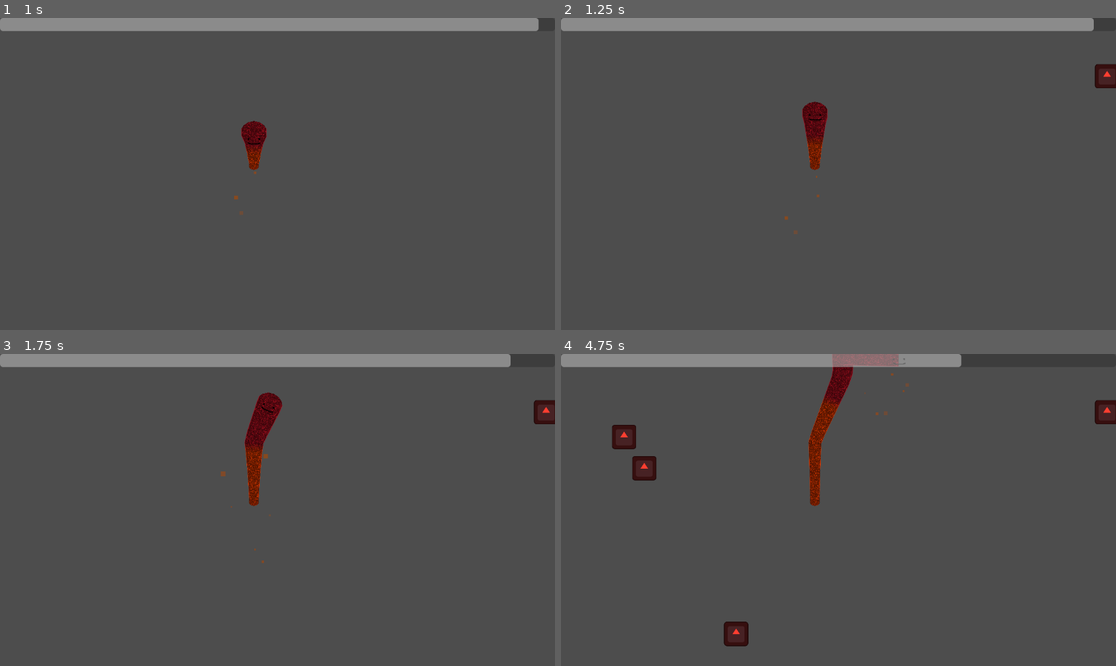
Above: before the commit, frames 1-4 (two rows, left to right).
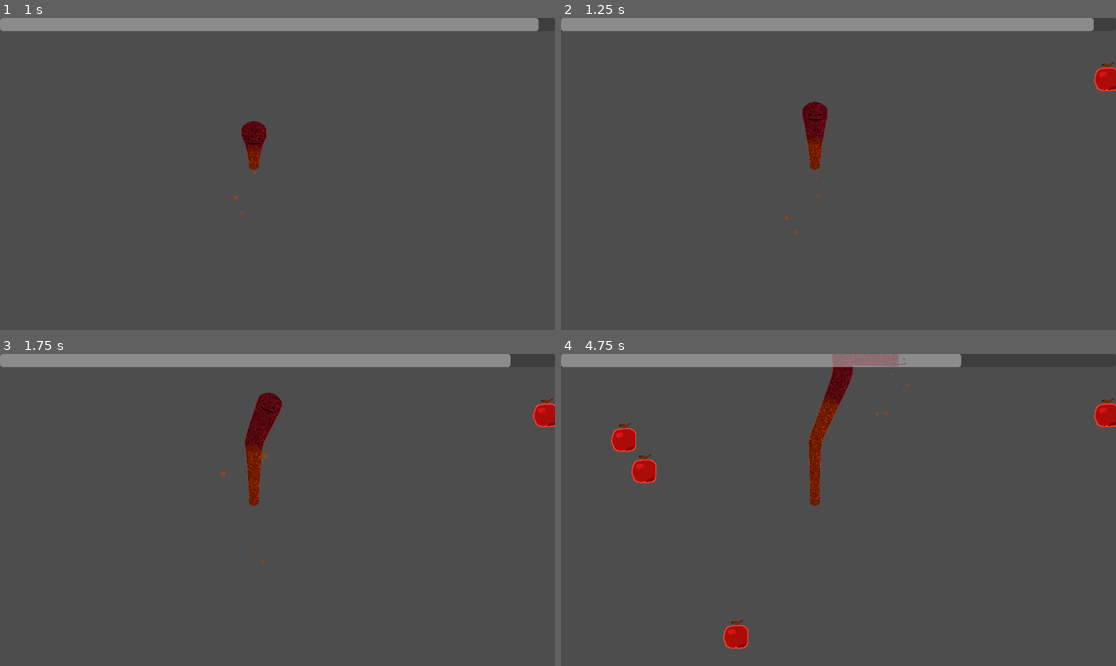
Above: after the commit, the same moments.

Repository: tylercchase/gmtk-2025
Game: Godot game, scene res://src/menus/main/main_menu.tscn
Same seed, same stepped clock (60 frames per second), same inputs: the game is played once before the commit and once after it. The engine's default icon, where the game draws it, is replaced by a stand-in: a white triangle on a blue panel in a dark square.
Inputs (mouse positions are in pixels of both pictures, inside the frame that each line leads up to):
- Up to frame 1 (1 s): click "Start" at 0.5 s
- Up to frame 2 (1.25 s): no input
- Up to frame 3 (1.75 s): move the mouse to (399, 494) at 1.27 s; hold D (move_right) from 1.28 s (still down); click (399, 494) at 1.35 s
- Up to frame 4 (4.75 s): move the mouse to (727, 525) at 2.02 s; release D (move_right) at 2.03 s; hold A (move_left) 2.03-2.78 s; click (727, 525) at 2.1 s; move the mouse to (894, 441) at 2.77 s; hold D (move_right) 2.78-4.28 s; click (894, 441) at 2.85 s; move the mouse to (810, 572) at 3.52 s; click (810, 572) at 3.6 s; move the mouse to (1005, 556) at 4.27 s; hold A (move_left) from 4.28 s (still down); click (1005, 556) at 4.35 s

Frame 1 is identical in both runs. In frame 2, 0.3% of the frame differs, in the area x 95-100%, y 14-24%; in frame 3, 0.3%; in frame 4, 1.5%, in the area x 9-100%, y 14-95%.

Commit message:
feat: collectible animations

Diff:
--- a/src/collectibles/apple/apple.tscn
+++ b/src/collectibles/apple/apple.tscn
@@ -1,19 +1,94 @@
-[gd_scene load_steps=6 format=3 uid="uid://ubva2gdfgrlx"]
+[gd_scene load_steps=10 format=3 uid="uid://ubva2gdfgrlx"]
 
 [ext_resource type="PackedScene" uid="uid://c61yeh5367kks" path="res://src/components/collectible_component.tscn" id="1_pek8c"]
 [ext_resource type="PackedScene" uid="uid://bh4ecelxxdhfb" path="res://src/components/add_item_component.tscn" id="2_5qehy"]
 [ext_resource type="Resource" uid="uid://b8svw8yia0v0" path="res://src/items/resources/apple.tres" id="3_huvu5"]
-[ext_resource type="Texture2D" uid="uid://ofhq8wn1748o" path="res://icon.svg" id="3_yckcf"]
+[ext_resource type="Texture2D" uid="uid://csx1y27rtl15m" path="res://src/collectibles/apple/Apple.png" id="4_huvu5"]
+[ext_resource type="Script" uid="uid://k4imlx0ki8fu" path="res://src/components/collected_animation_component.gd" id="5_x2gof"]
 
 [sub_resource type="RectangleShape2D" id="RectangleShape2D_yckcf"]
-size = Vector2(50, 49)
+size = Vector2(55, 64)
+
+[sub_resource type="Animation" id="Animation_r8ae7"]
+resource_name = "default"
+tracks/0/type = "value"
+tracks/0/imported = false
+tracks/0/enabled = true
+tracks/0/path = NodePath("Sprite2D:skew")
+tracks/0/interp = 1
+tracks/0/loop_wrap = true
+tracks/0/keys = {
+"times": PackedFloat32Array(0, 0.29, 0.5),
+"transitions": PackedFloat32Array(1, 1, 1),
+"update": 0,
+"values": [0.0, 0.240855, -0.282743]
+}
+tracks/1/type = "value"
+tracks/1/imported = false
+tracks/1/enabled = true
+tracks/1/path = NodePath("Sprite2D:scale")
+tracks/1/interp = 2
+tracks/1/loop_wrap = true
+tracks/1/keys = {
+"times": PackedFloat32Array(0, 0.32, 0.6),
+"transitions": PackedFloat32Array(1, 1, 1),
+"update": 0,
+"values": [Vector2(1, 1), Vector2(0.585, 0.585), Vector2(0.23, 0.23)]
+}
+tracks/2/type = "method"
+tracks/2/imported = false
+tracks/2/enabled = true
+tracks/2/path = NodePath(".")
+tracks/2/interp = 1
+tracks/2/loop_wrap = true
+tracks/2/keys = {
+"times": PackedFloat32Array(0.633333),
+"transitions": PackedFloat32Array(1),
+"values": [{
+"args": [],
+"method": &"queue_free"
+}]
+}
+
+[sub_resource type="Animation" id="Animation_x2gof"]
+length = 0.001
+tracks/0/type = "value"
+tracks/0/imported = false
+tracks/0/enabled = true
+tracks/0/path = NodePath("Sprite2D:skew")
+tracks/0/interp = 1
+tracks/0/loop_wrap = true
+tracks/0/keys = {
+"times": PackedFloat32Array(0),
+"transitions": PackedFloat32Array(1),
+"update": 0,
+"values": [0.0]
+}
+tracks/1/type = "value"
+tracks/1/imported = false
+tracks/1/enabled = true
+tracks/1/path = NodePath("Sprite2D:scale")
+tracks/1/interp = 1
+tracks/1/loop_wrap = true
+tracks/1/keys = {
+"times": PackedFloat32Array(0),
+"transitions": PackedFloat32Array(1),
+"update": 0,
+"values": [Vector2(1, 1)]
+}
+
+[sub_resource type="AnimationLibrary" id="AnimationLibrary_wcvbx"]
+_data = {
+&"RESET": SubResource("Animation_x2gof"),
+&"default": SubResource("Animation_r8ae7")
+}
 
 [node name="Apple" type="Node2D"]
 
 [node name="CollectibleComponent" parent="." instance=ExtResource("1_pek8c")]
 
 [node name="CollisionShape2D" type="CollisionShape2D" parent="CollectibleComponent"]
-position = Vector2(0, -0.5)
+position = Vector2(-0.5, 2)
 shape = SubResource("RectangleShape2D_yckcf")
 
 [node name="AddItemComponent" parent="." node_paths=PackedStringArray("collectible_component") instance=ExtResource("2_5qehy")]
@@ -22,5 +97,11 @@
 
 [node name="Sprite2D" type="Sprite2D" parent="."]
 modulate = Color(1, 0.245036, 0.189754, 1)
-scale = Vector2(0.395, 0.395)
-texture = ExtResource("3_yckcf")
+texture = ExtResource("4_huvu5")
+
+[node name="AnimationPlayer" type="AnimationPlayer" parent="." node_paths=PackedStringArray("collectible_component")]
+libraries = {
+&"": SubResource("AnimationLibrary_wcvbx")
+}
+script = ExtResource("5_x2gof")
+collectible_component = NodePath("../CollectibleComponent")
--- a/src/collectibles/collectible_spawner.gd
+++ b/src/collectibles/collectible_spawner.gd
@@ -38,12 +38,16 @@
     while true:
         var extent: Rect2 = get_viewport_rect()
         coords = Vector2(randf_range(extent.position.x, extent.end.x), randf_range(extent.position.y, extent.end.y))
+        var passed = true
         if coords.distance_to(player.global_position) > 20:
             for previous in all_spawned_nodes:
-                if coords.distance_to(previous.global_position) > 20:
+                if previous == null:
+                    continue
+                elif coords.distance_to(previous.global_position) < 20:
+                    passed = false
                     break
-
-        break
+        if passed:
+            break
     temp_node.global_position = coords
 
 
--- /dev/null
+++ b/src/components/collected_animation_component.gd
@@ -0,0 +1,14 @@
+extends AnimationPlayer
+
+@export var collectible_component: CollectibleComponent
+
+
+func _ready() -> void:
+    collectible_component.collected.connect(_on_collected)
+
+
+func start_animation():
+    play("default")
+
+func _on_collected():
+    start_animation()
Binary file added: src/collectibles/apple/Apple.png
Not shown, added: src/collectibles/apple/Apple.png.import
Not shown, added: src/components/collected_animation_component.gd.uid
